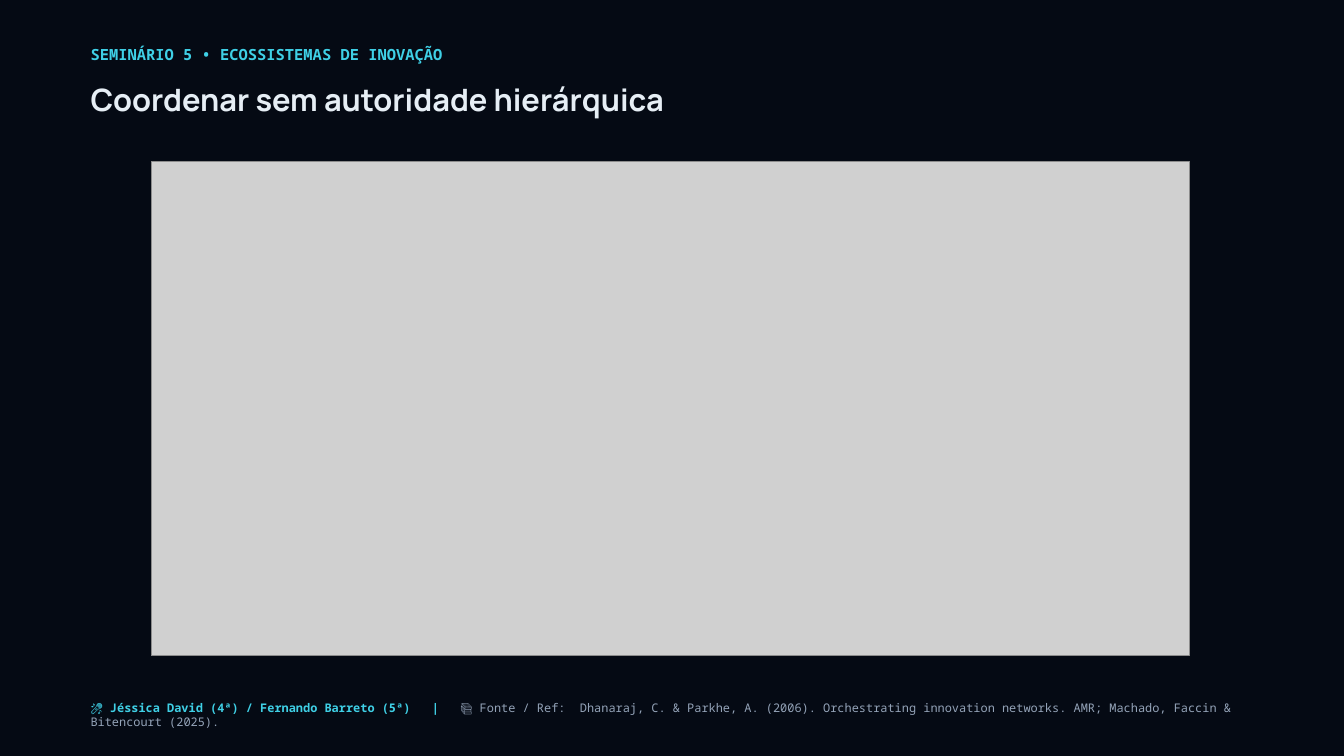
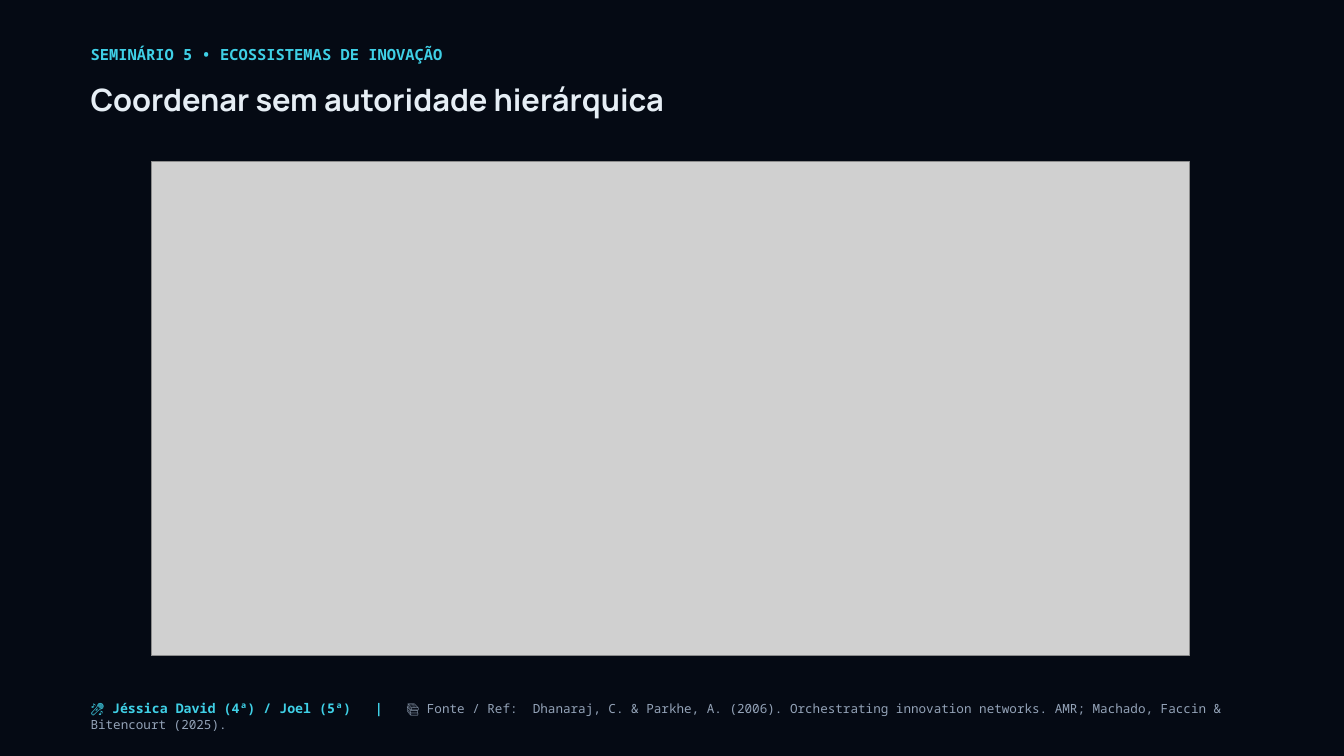
Before and after one commit to josuejofre/seminario-ecossistema-inovacao-pit, a slide deck: slide 13 of Seminario_5_Ecossistemas_Inovacao_Master.pptx. Drawn at 1344x756 pixels with LibreOffice and Linux fonts; fonts in the diff are those of the drawing; grey boxes stand for pictures. Boxes give left, top, right and bottom in pixels: in the first picture for what was removed or moved away, otherwise in the second. Text is boxed around its words. In the diff, an @@ line names an element or a change of style, - is before the commit and + after.

Commit message:
feat: scale up body fonts presentation-wide and set Joel as Thursday presenter for Bloco 3

```diff
--- a/Seminario_5_Ecossistemas_Inovacao_Master.pptx
+++ b/Seminario_5_Ecossistemas_Inovacao_Master.pptx
@@ text at (112, 702, 1206, 716): text changed; size 8.5 to 9 pt @@
-🎤 Jéssica David (4ª) / Fernando Barreto (5ª) | 📚 Fonte / Ref: Dhanaraj, C. & Parkhe, A. (2006). Orchestrating innovation networks. AMR; Machado, Faccin & Bitencourt (2025).
+🎤 Jéssica David (4ª) / Joel (5ª) | 📚 Fonte / Ref: Dhanaraj, C. & Parkhe, A. (2006). Orchestrating innovation networks. AMR; Machado, Faccin & Bitencourt (2025).
```
Also in this commit, not shown: 42 other slides changed, 4 other files.
